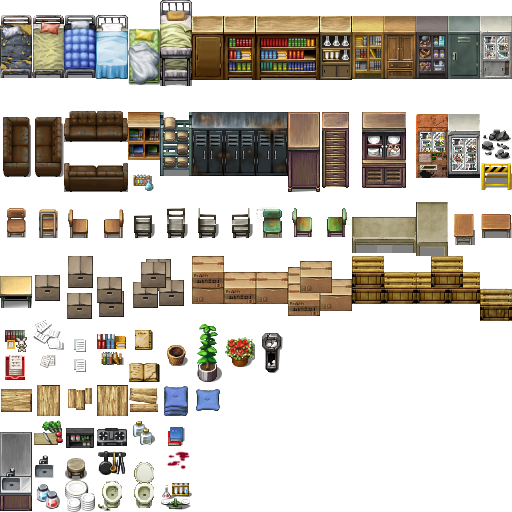
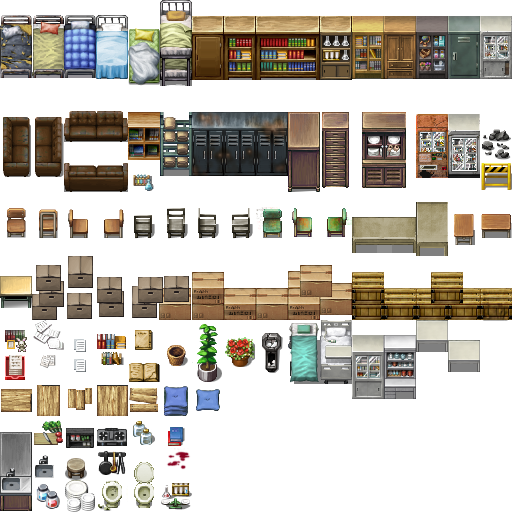
Layers edited between the first and the second 512 × 512 image:
painted on "Background" over [32, 256, 512, 399]
